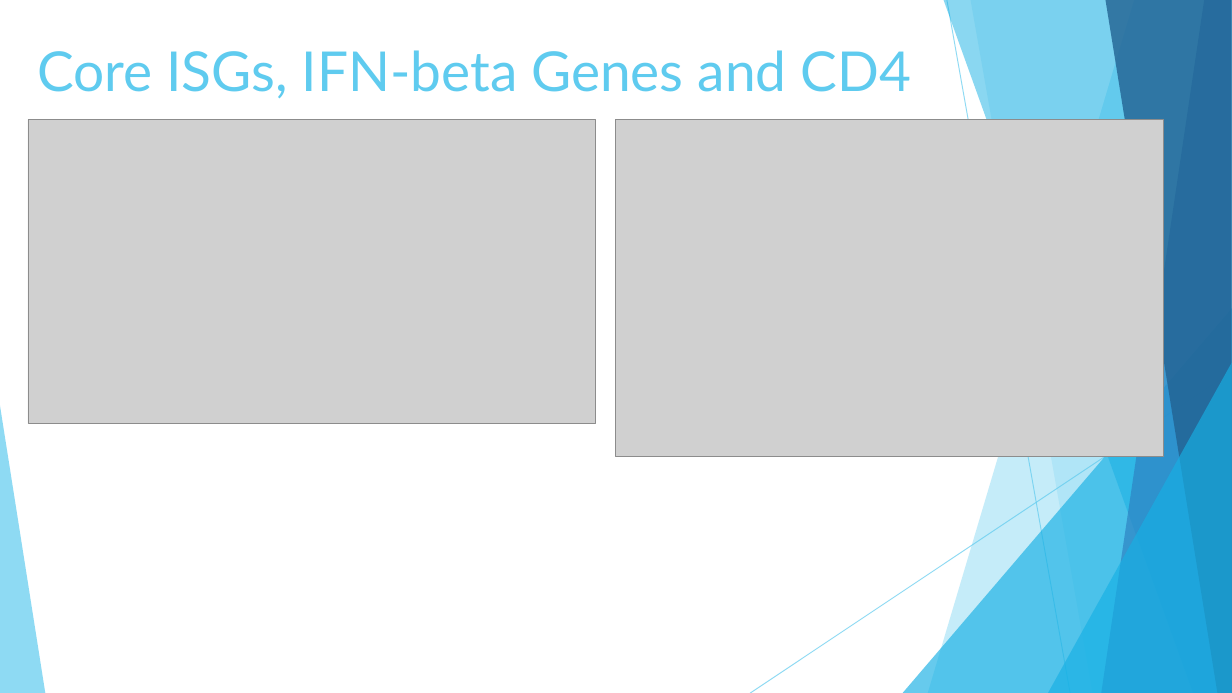
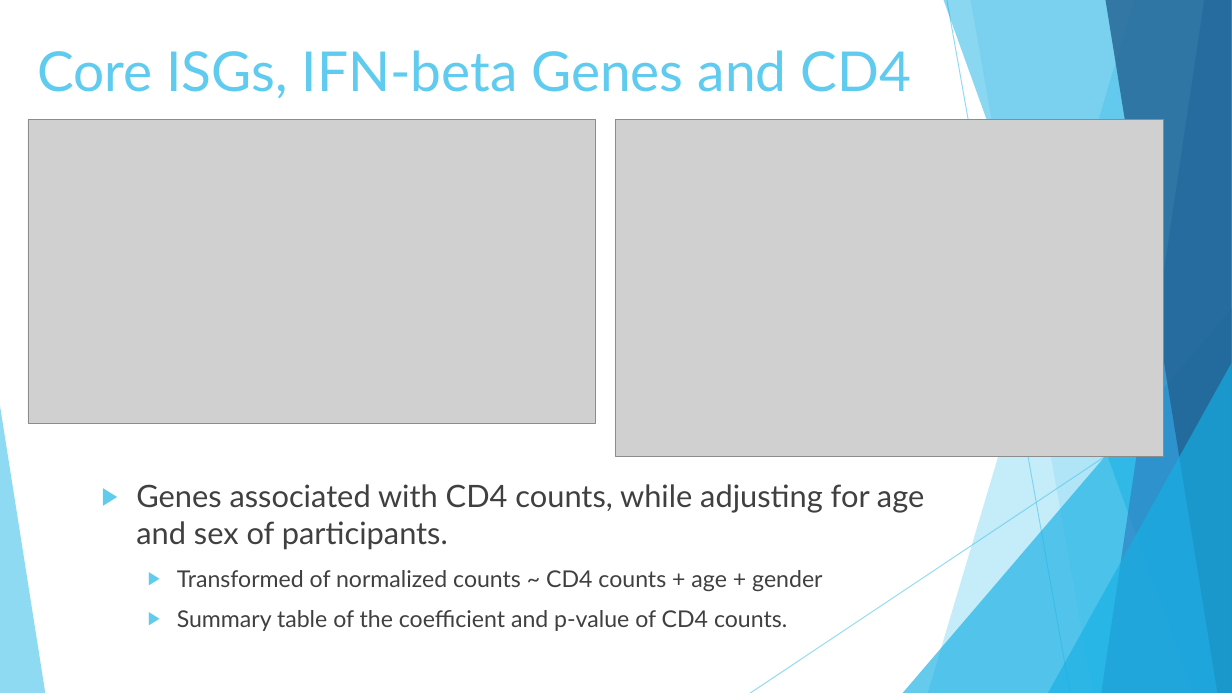
Before and after one commit to Guannan-Shen/Cario_RNASeq_Microbiom_Inte, a slide deck: slide 19 of Reports/Guannan_1_8_2019_Cario_Project.pptx. Drawn at 1232x693 pixels with LibreOffice and Linux fonts; fonts in the diff are those of the drawing; grey boxes stand for pictures. Boxes give left, top, right and bottom in pixels: in the first picture for what was removed or moved away, otherwise in the second. Text is boxed around its words. In the diff, an @@ line names an element or a change of style, - is before the commit and + after.

Commit message:
add linear regression pseudo equation, to do more clini and CD4 counts HIV high?

```diff
--- a/Reports/Guannan_1_8_2019_Cario_Project.pptx
+++ b/Reports/Guannan_1_8_2019_Cario_Project.pptx
@@ text added at (136, 484, 924, 631), 18 pt, text #404040 @@
+▶ Genes associated with CD4 counts, while adjusting for age and sex of participants.
+  ▶ Transformed of normalized counts ~ CD4 counts + age + gender
+  ▶ Summary table of the coefficient and p-value of CD4 counts.
```
Also in this commit, not shown: 3 other slides changed.
